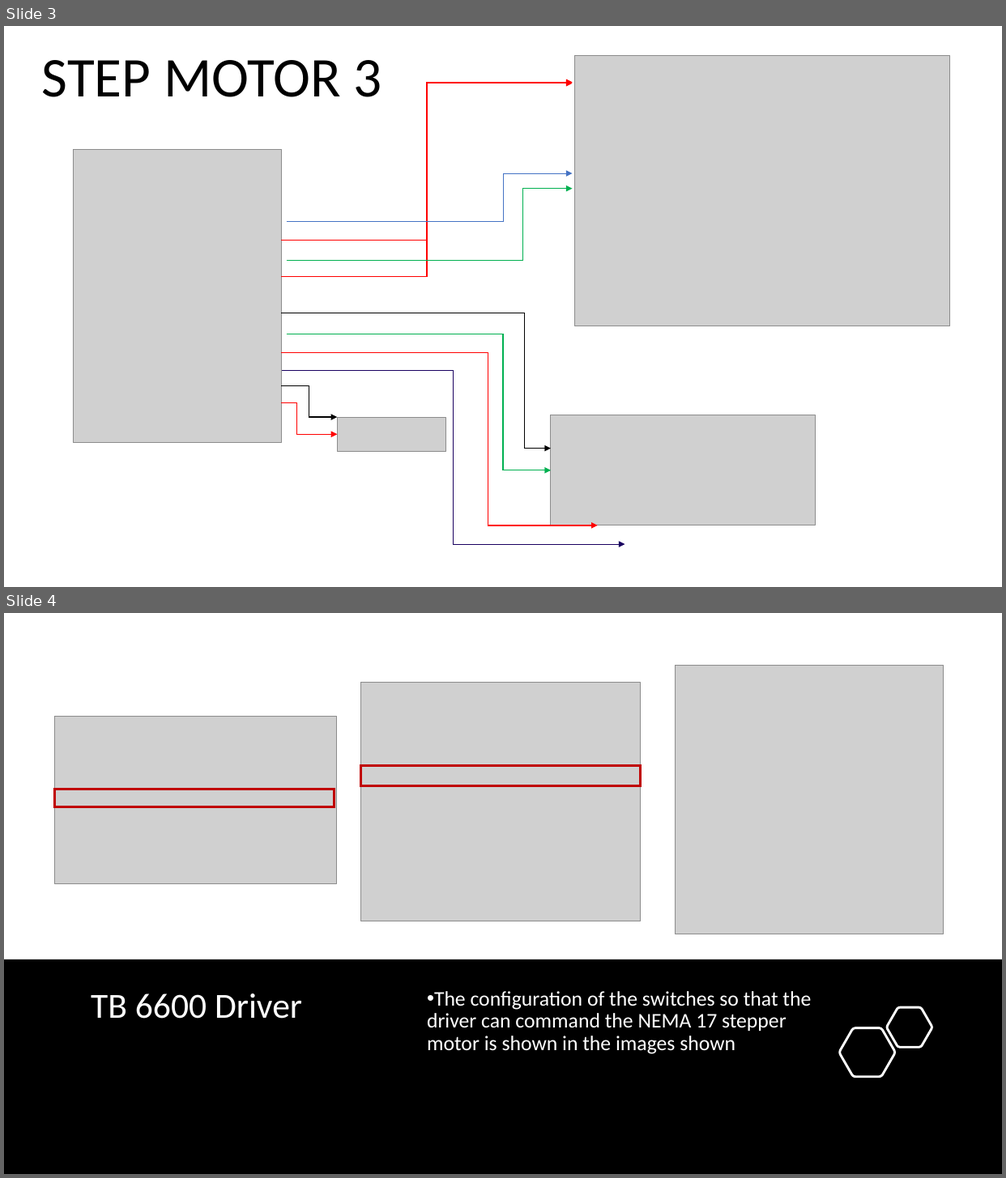
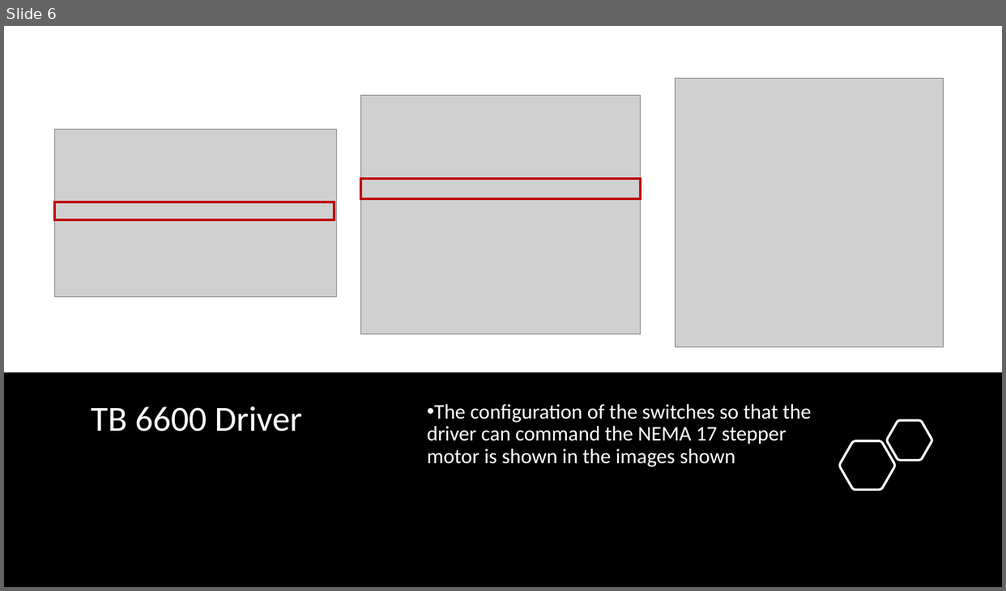
Before and after one commit to FreakJazz/ESP32-control-TB6600, a slide deck: connections/connections.pptx. Shown one above the other, each under a label of ours: slides 3 and 4 before the commit, slide 6 after it. The pictures are 1006x1178 and 1006x591 pixels, drawn with LibreOffice and Linux fonts; fonts in the diff are those of the drawing; grey boxes stand for pictures. Boxes give left, top, right and bottom in pixels: in the first picture for what was removed or moved away, otherwise in the second. Text is boxed around its words. In the diff, an @@ line names an element or a change of style, - is before the commit and + after.

```diff
--- a/connections/connections.pptx
+++ b/connections/connections.pptx
@@ slide 3 removed at <box>4,26,1002,587</box>, background #FFFFFF @@
@@ text removed at <box>42,60,381,97</box> @@
-STEP MOTOR 3
@@ picture removed at <box>574,55,949,327</box> @@
@@ elbow arrow removed from (282, 240) to (572, 82) @@
@@ elbow arrow removed from (282, 277) to (572, 84) @@
@@ picture removed at <box>73,149,281,444</box> @@
@@ elbow arrow removed from (286, 222) to (572, 173) @@
@@ elbow arrow removed from (286, 260) to (572, 189) @@
@@ elbow arrow removed from (282, 314) to (551, 449) @@
@@ elbow arrow removed from (286, 334) to (551, 471) @@
@@ elbow arrow removed from (282, 352) to (598, 526) @@
@@ elbow arrow removed from (282, 386) to (337, 417) @@
@@ elbow arrow removed from (282, 371) to (625, 544) @@
@@ elbow arrow removed from (282, 403) to (337, 435) @@
@@ picture removed at <box>337,417,445,452</box> @@
@@ picture removed at <box>551,416,815,525</box> @@
@@ what was slide 4 is now slide 6 @@
```
Also in this commit, not shown: 3 slides changed, 4 slides added, 2 other slides removed, 4 other files.
